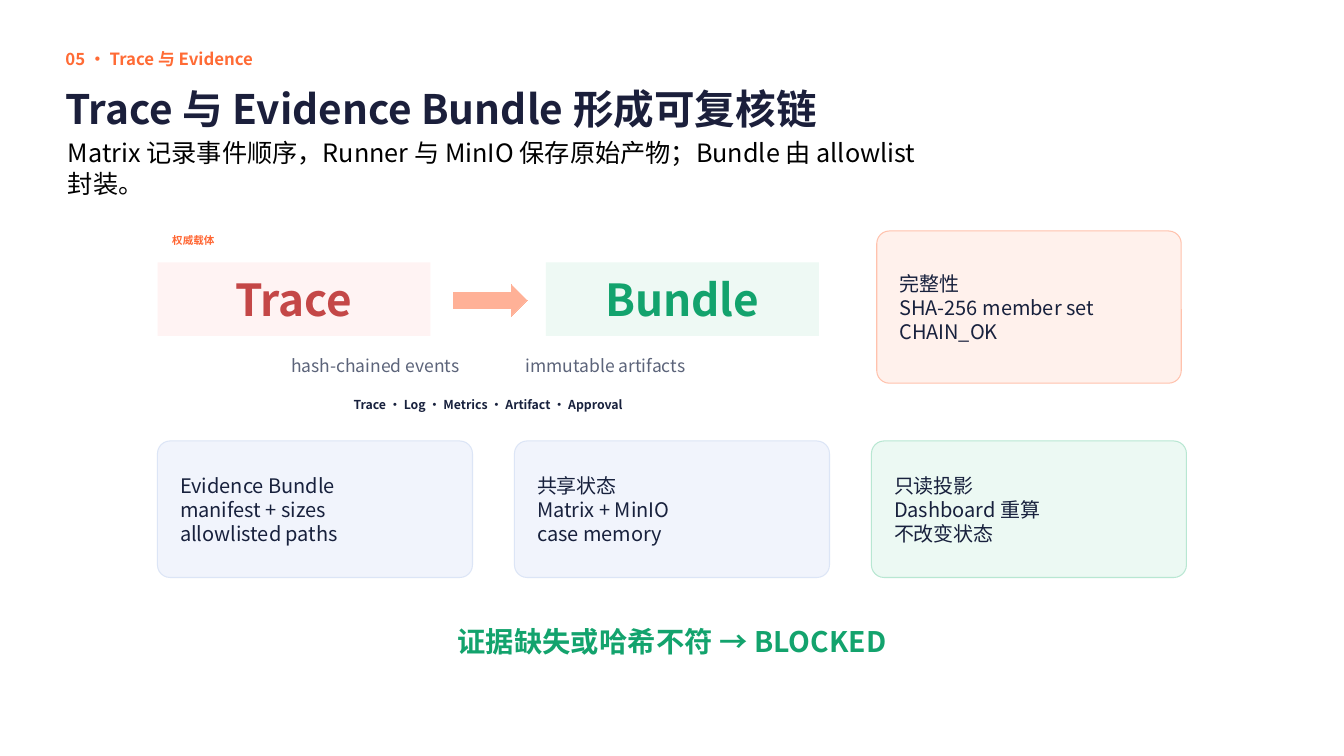
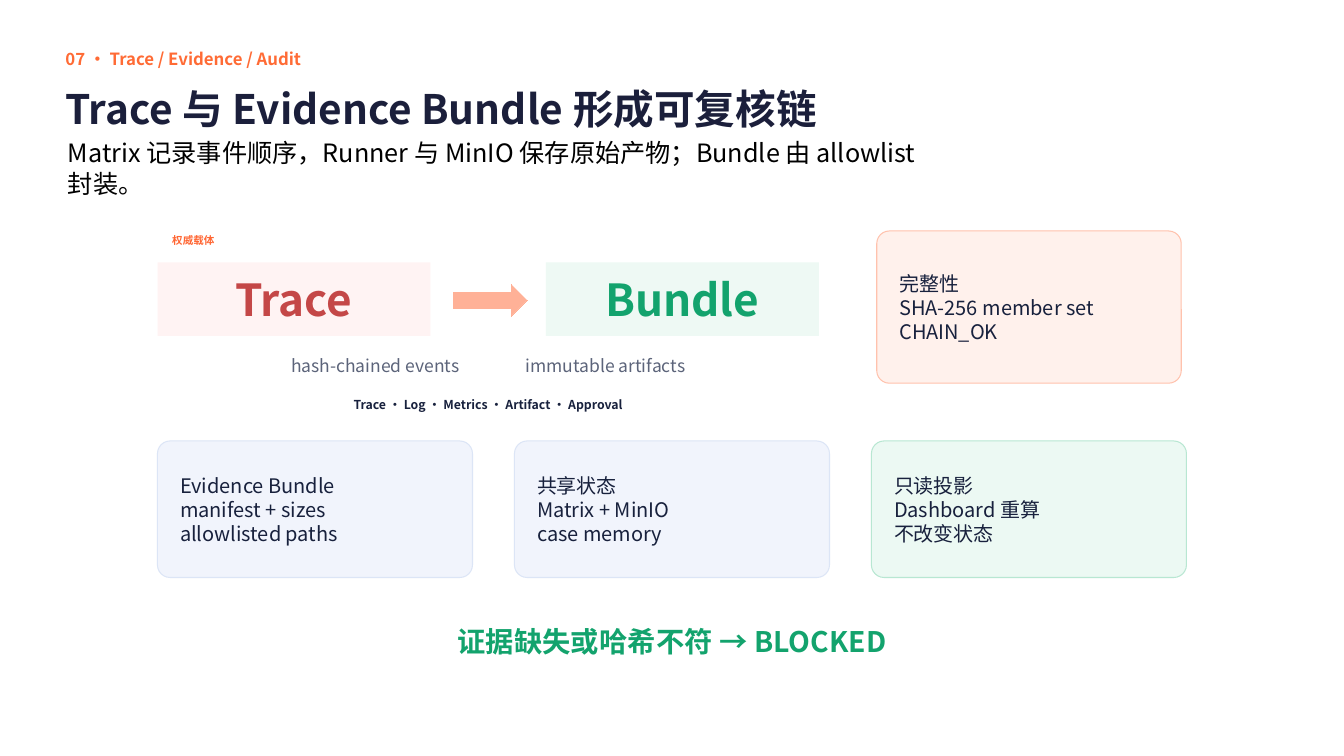
Before and after one commit to JAKIIC/LabOps-Guard, a slide deck: slide 10 of submission/LabOps-Guard-GOAI-复赛方案-v1.0-rc1.pptx. Drawn at 1344x756 pixels with LibreOffice and Linux fonts; fonts in the diff are those of the drawing. Boxes give left, top, right and bottom in pixels: in the first picture for what was removed or moved away, otherwise in the second. Text is boxed around its words. In the diff, an @@ line names an element or a change of style, - is before the commit and + after.

```diff
--- a/submission/LabOps-Guard-GOAI-复赛方案-v1.0-rc1.pptx
+++ b/submission/LabOps-Guard-GOAI-复赛方案-v1.0-rc1.pptx
@@ text at (x1=65, y1=51, x2=301, y2=65): text changed @@
-05 · Trace 与 Evidence
+07 · Trace / Evidence / Audit
```
Also in this commit, not shown: 13 other slides changed, 4 slides added, 4 slides removed, 1 other file.
